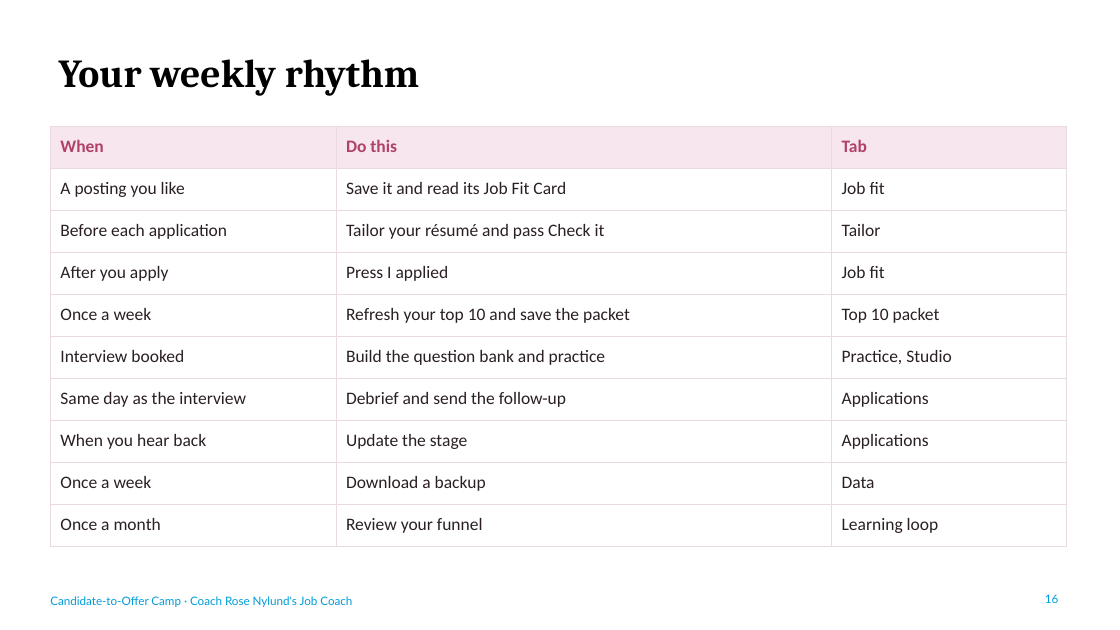
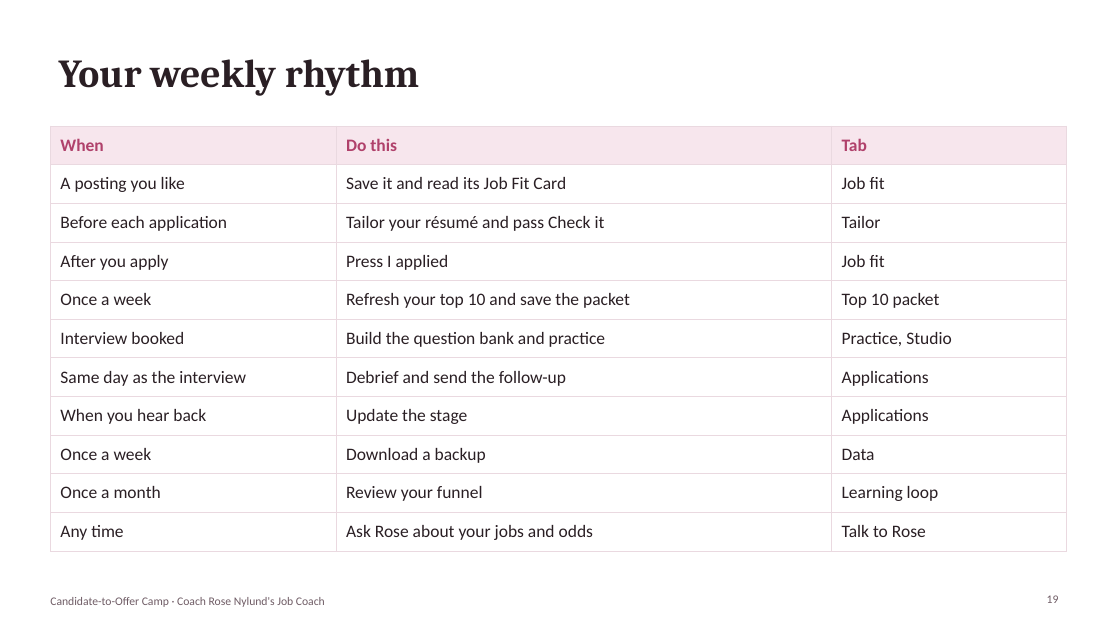
Before and after one commit to scaruana33-code/mock-interviews2, a slide deck: slide 19 of home/docs/Candidate-to-Offer-Camp-Guide-recording-script.ppsx (slide 16 before the commit). Drawn at 1120x630 pixels with LibreOffice and Linux fonts; fonts in the diff are those of the drawing. Boxes give left, top, right and bottom in pixels: in the first picture for what was removed or moved away, otherwise in the second. Text is boxed around its words. In the diff, an @@ line names an element or a change of style, - is before the commit and + after.

```diff
--- a/home/docs/Candidate-to-Offer-Camp-Guide-recording-script.ppsx
+++ b/home/docs/Candidate-to-Offer-Camp-Guide-recording-script.ppsx
@@ title "Your weekly rhythm" at box(59, 59, 419, 96): text colour #000000 to #2A1F24 @@
@@ table at box(50, 126, 1067, 544) @@
+row 11: Any time | Ask Rose about your jobs and odds | Talk to Rose
@@ text "Candidate-to-Offer Camp · Coach Rose ..." at box(50, 597, 325, 607): font Lato to Calibri, text colour #009DD9 to #6F5C65 @@
@@ page number at box(1047, 595, 1059, 603): text changed; font Lato to Calibri; text colour #009DD9 to #6F5C65 @@
-16
+19
```
Also in this commit, not shown: 16 other slides changed, 3 slides added, 18 other files.
